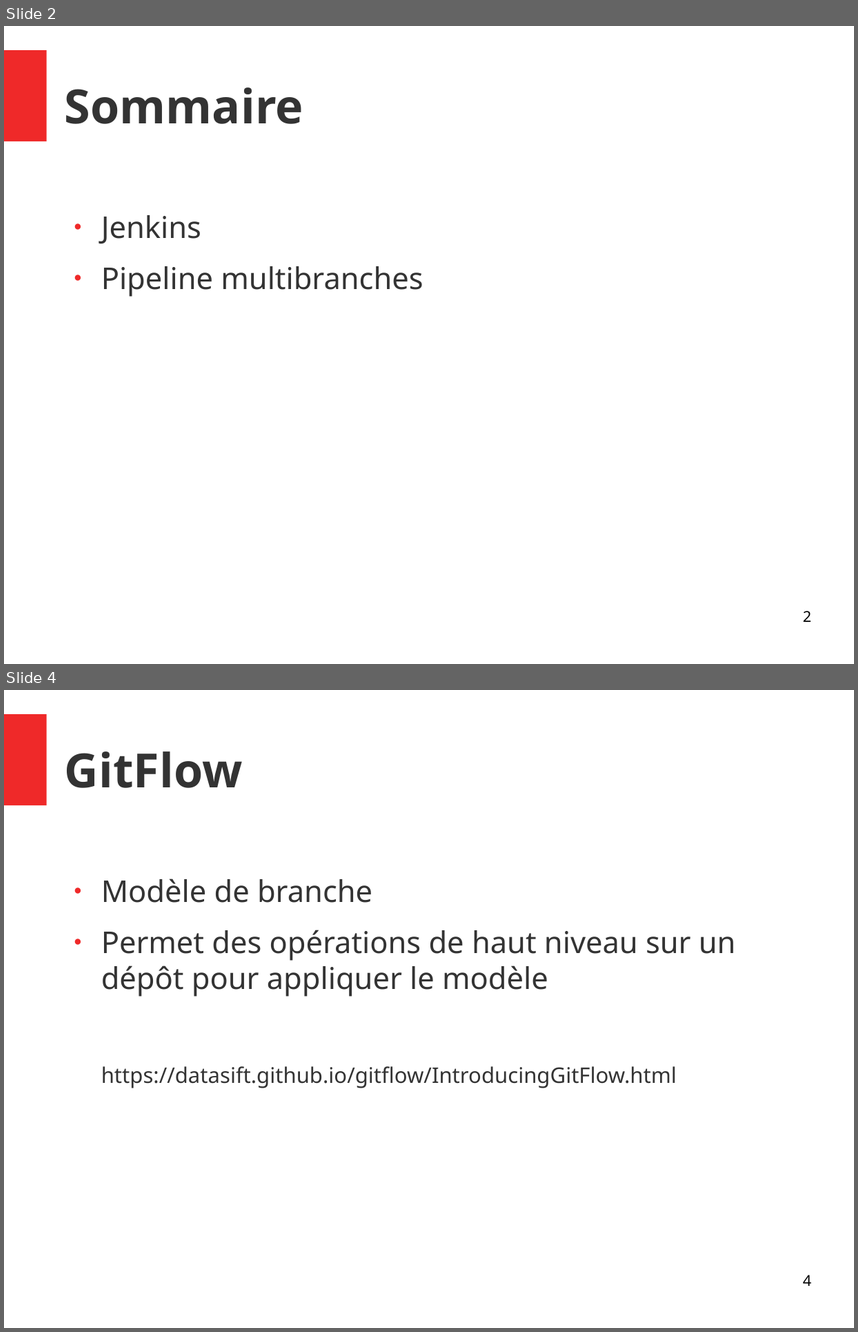
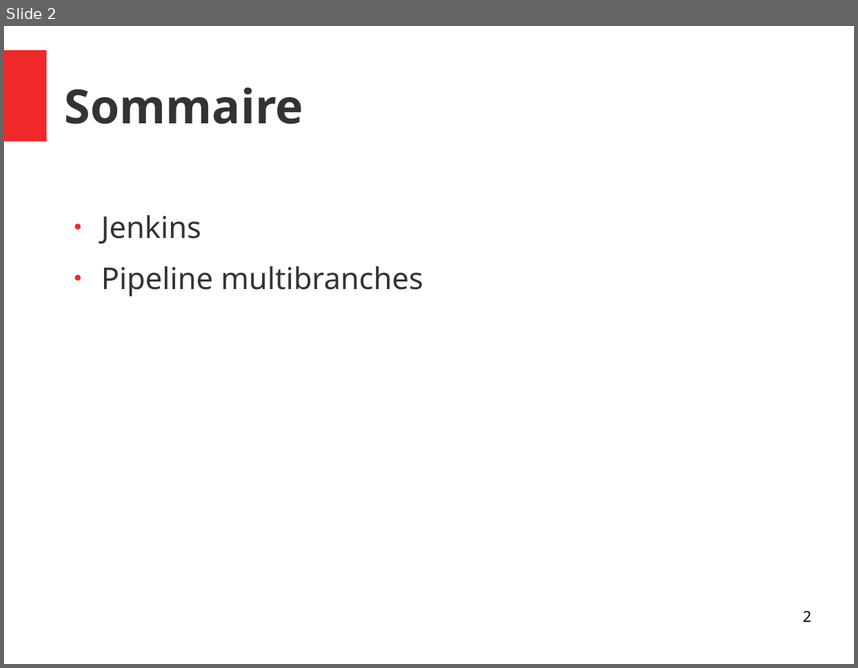
Before and after one commit to Yanoushka/angular-seed, a slide deck: docs/Focus intégration continue.odp. Shown one above the other, each under a label of ours: slides 2 and 4 before the commit, slide 2 after it; the slides between them are not shown. The pictures are 858x1332 and 858x668 pixels, drawn with LibreOffice and Linux fonts; fonts in the diff are those of the drawing. Boxes give left, top, right and bottom in pixels: in the first picture for what was removed or moved away, otherwise in the second. Text is boxed around its words. In the diff, an @@ line names an element or a change of style, - is before the commit and + after.

```diff
--- a/docs/Focus intégration continue.odp
+++ b/docs/Focus intégration continue.odp
@@ slide 4 removed at [4, 690, 854, 1328], background #FFFFFF; not listed: 1 template element that a slide beside it also shows @@
@@ title removed at [65, 751, 243, 788] @@
-GitFlow
@@ text removed at [101, 878, 736, 1088] @@
-● Modèle de branche
-● Permet des opérations de haut niveau sur un dépôt pour appliquer le modèle
-https://datasift.github.io/gitflow/IntroducingGitFlow.html
@@ page number removed at [803, 1274, 811, 1285] @@
-4
```
Also in this commit, not shown: 3 slides added, 3 other slides removed.
